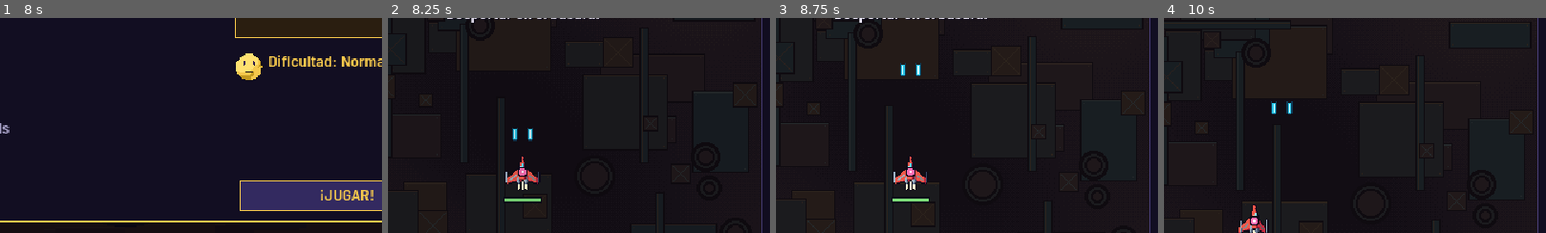
Above: before the commit, frames 1-4 (left to right).
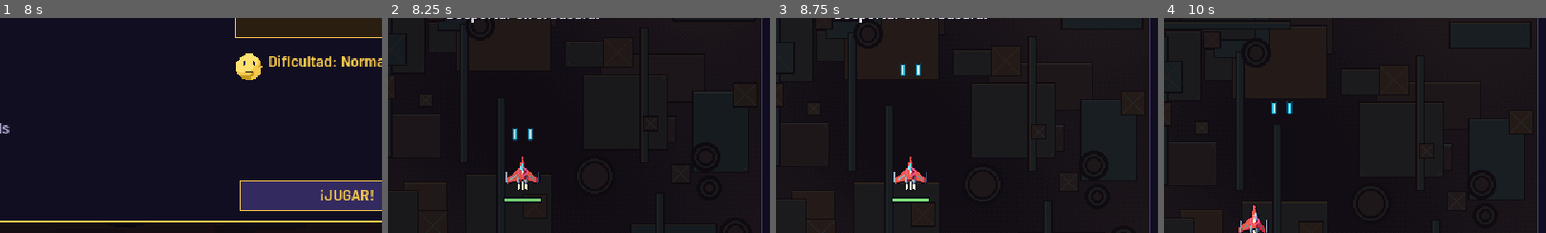
Above: after the commit, the same moments.

Repository: ivanmaxor/Calypso-GM
Game: Godot game, scene res://escenas/principal.tscn
The game is run twice, just before and just after one commit, with the same random seed, the same clock (stepped at 60 frames per second) and the same inputs.
Inputs (mouse positions are % of the whole screen's width and height, from its top left):
- Up to frame 1 (8 s): tap Enter (ui_accept) at 0.5, 0.77, 1.52, 3.02, 3.77, 4.52, 6.02, 6.77, 7.52 s; move the mouse to (72, 45) at 0.52 s; hold D (mover_derecha) 0.53-1.28 s; hold X (desync) 0.53-1.28 s; click (72, 45) at 0.67 s; tap Shift (foco) at 0.8, 1.35, 2.3, 3.8, 4.35 s; move the mouse to (30, 55) at 1.27 s; hold S (mover_abajo) 1.28-2.03 s; tap X (desync) every 1.5 s from 1.55 to 7.55 s; move the mouse to (60, 28) at 2.02 s; hold D (mover_derecha) 2.03-2.78 s; hold X (desync) 2.03-2.78 s; move the mouse to (45, 70) at 2.77 s; hold W (mover_arriba) 2.78-3.53 s; tap J (disparar) at 2.85 s; click (45, 70) at 2.92 s; move the mouse to (80, 65) at 3.52 s; hold Space (esquivar) 3.53-4.28 s; hold A (mover_izquierda) 3.53-5.03 s; move the mouse to (20, 35) at 4.27 s; move the mouse to (55, 50) at 5.02 s; hold S (mover_abajo) 5.03-5.78 s; hold Shift (foco) 5.03-5.78 s; tap Keypad Enter at 5.1 s; click (55, 50) at 5.17 s; move the mouse to (35, 25) at 5.77 s; hold D (mover_derecha) 5.78-6.53 s; tap Delete at 5.85 s; move the mouse to (72, 45) at 6.52 s; hold W (mover_arriba) 6.53-7.28 s; hold Shift (foco) 6.53-7.28 s; tap Q at 6.6 s; move the mouse to (30, 55) at 7.27 s; hold D (mover_derecha) from 7.28 s (still down); tap E at 7.35 s; click (30, 55) at 7.42 s
- Up to frame 2 (8.25 s): release D (mover_derecha) at 8 s; click "¡JUGAR!" at 8 s
- Up to frame 3 (8.75 s): no input
- Up to frame 4 (10 s): move the mouse to (60, 28) at 8.77 s; hold S (mover_abajo) 8.78-9.53 s; hold Shift (foco) 8.78-9.53 s; tap F at 8.85 s; move the mouse to (45, 70) at 9.52 s; hold A (mover_izquierda) from 9.53 s (still down); tap P at 9.6 s; tap Enter (ui_accept) at 9.77 s; tap X (desync) at 9.8 s
The pictures show only the part of the screen within x 32-82%, y 49-99%; the shares and areas given below are measured in that part.

Frame 1 is identical in both runs. In frame 2, 0.1% of the frame differs, in the area x 34-37%, y 69-74%; in frame 3, 0.1%; in frame 4, less than 0.1%.

Commit message:
Hitbox discreta jugando normal y entera en foco o Desync (M01)
Jugando normal se dibuja solo un aro rosado fino y semitransparente con
un centro blanco chico, para que no parezca una bala pegada a la nave.
En foco o Desync se ve el punto rosado entero, como antes. La hitbox
real no cambia.

Agrega --foco a las pruebas (el bot juega con el foco apretado) y una
prueba propia para el indicador.

Diff:
--- a/juego/combate/combate.gd
+++ b/juego/combate/combate.gd
@@ -592,6 +592,11 @@
 
 func hitbox() -> float:
 	return HITBOX * maxf(stats.hitbox_mult, 0.4)
+
+
+## El indicador de la hitbox se ve entero al ir en foco o en Desync. Jugando normal queda discreto (M01).
+func hitbox_destacada() -> bool:
+	return foco or estado == "desync"
 
 
 func _tick_jugador() -> void:
@@ -2958,12 +2963,18 @@
 	if vivo and fogonazo > 1:
 		c.draw_rect(Rect2(round(jx) - 2, round(jy) - 20, 4, 4), Color(1, 1, 0.8))
 	if vivo:
-		# el punto debil siempre se ve, y es del tamaño real de lo que te puede pegar
+		# el punto debil siempre se ve, del tamaño real de lo que te puede pegar. Entero en foco o Desync;
+		# jugando normal, solo el contorno y el centro, para que no parezca una bala pegada a la nave (M01)
 		var pos := Vector2(round(jx), round(jy))
 		var hb := hitbox()
-		c.draw_circle(pos, hb + 1.0, Color("0d0a18"))
-		c.draw_circle(pos, hb, Color("ff6fb5"))
-		c.draw_circle(pos, maxf(hb * 0.4, 1.0), Color.WHITE)
+		if hitbox_destacada():
+			c.draw_circle(pos, hb + 1.0, Color("0d0a18"))
+			c.draw_circle(pos, hb, Color("ff6fb5"))
+			c.draw_circle(pos, maxf(hb * 0.4, 1.0), Color.WHITE)
+		else:
+			c.draw_arc(pos, hb, 0.0, TAU, 16, Color(Color("ff6fb5"), 0.7), 1.0)
+			c.draw_circle(pos, 1.5, Color("0d0a18"))
+			c.draw_circle(pos, 1.0, Color.WHITE)
 		if foco:
 			var n := 16
 			for k in n:
--- a/juego/pruebas/pruebas.gd
+++ b/juego/pruebas/pruebas.gd
@@ -12,6 +12,7 @@
 ##   --nave=id                                    nave que se usa
 ##   --armas=a,b  --habs=a,b  --evo               parte el combate con eso puesto
 ##   --bot  --torpe                               juega solo, bien o mal
+##   --foco                                       el bot juega con el foco apretado (para mirar la hitbox en capturas)
 ##   --quieto                                     bot que no se mueve ni esquiva nunca
 ##   --ciego                                      bot que persigue enemigos y elige bien las cartas, pero jamás esquiva
 ##   --generar=1-8                                arma con Partida.generar_para la partida de quien viene llegando a ese nivel
@@ -518,6 +519,8 @@
 		if c.ticks % reaccion == 0:
 			_decidir(c)
 		_aplicar_dir()
+		if args.has("foco"):
+			Input.action_press("foco")
 		if dash_pendiente and c.dash_cd <= 0 and dash_suelto:
 			Input.action_press("esquivar")
 			dash_pendiente = false
@@ -2980,6 +2983,7 @@
 	_tests_datos()
 	_tests_combate()
 	_tests_armas()
+	_tests_hitbox_indicador()
 	load("res://pruebas/prueba_audio.gd").correr(_ok)
 	print("[tests] pasadas=%d fallos=%d" % [pasadas, fallos])
 
@@ -4363,3 +4367,23 @@
 	_ok(c.tiros.size() <= c.MAX_TIROS, "con el tope lleno no entran más balas")
 	c.tiros.clear()
 	c.queue_free()
+
+
+## M01: el indicador de la hitbox queda discreto jugando normal y se ve entero en foco o Desync.
+## La hitbox real no cambia: es regla de juego.
+func _tests_hitbox_indicador() -> void:
+	Partida.nuevo()
+	Partida.nivel_sel = "1-1"
+	var c = load("res://combate/combate.gd").new()
+	add_child(c)
+	c.set_physics_process(false)
+	c.estado = "jugando"
+	c.foco = false
+	_ok(not c.hitbox_destacada(), "jugando normal, la hitbox se ve discreta")
+	c.foco = true
+	_ok(c.hitbox_destacada(), "en foco, la hitbox se ve entera")
+	c.foco = false
+	c.estado = "desync"
+	_ok(c.hitbox_destacada(), "en Desync, la hitbox se ve entera")
+	_ok(is_equal_approx(c.hitbox(), 3.5), "el indicador no cambia el tamaño real de la hitbox")
+	c.queue_free()
Not shown, changed: memorias/guia-arte.md
